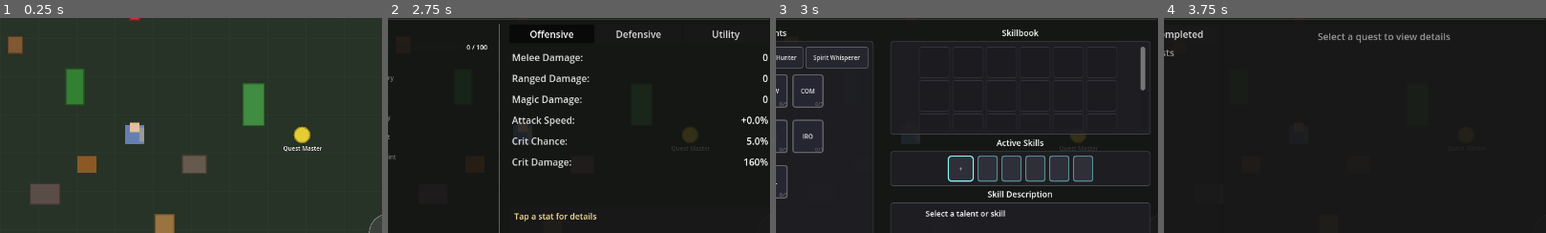
Above: before the commit, frames 1-4 (left to right).
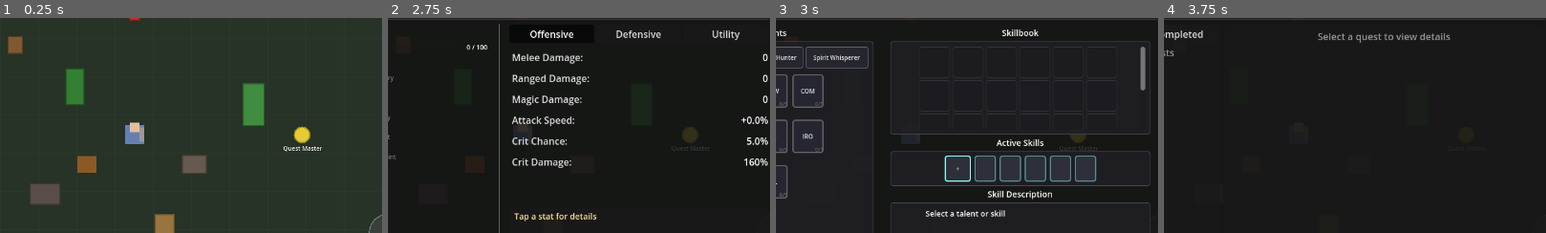
Above: after the commit, the same moments.

Repository: MatousHruska/MobileTestia
Game: Godot game, scene res://scenes/world/test_zone.tscn
The game is run twice, just before and just after one commit, with the same random seed, the same clock (stepped at 60 frames per second) and the same inputs.
Inputs:
- Up to frame 1 (0.25 s): no input
- Up to frame 2 (2.75 s): click "☰" at 0.5 s; click "Inventory" at 1.25 s; click "Stats" at 2 s
- Up to frame 3 (3 s): click "Skills" at 2.75 s
- Up to frame 4 (3.75 s): click "Quests" at 3.5 s
The pictures show only the part of the screen within x 32-82%, y 23-73%; the shares and areas given below are measured in that part.

Frames 1-2 are identical in both runs. In frame 3, 1.0% of the frame differs, in the area x 44-84%, y 64-77%; in frame 4, nothing differs.

Commit message:
Add drag-drop to Active Skills, make slots square, fix unbind bug

Diff:
--- a/scripts/ui/menu/skills_panel.gd
+++ b/scripts/ui/menu/skills_panel.gd
@@ -87,8 +87,8 @@
 
 ## Skill bind UI
 var _bind_panel: PanelContainer
-var _bind_main_slot: Button
-var _bind_slots: Array[Button] = []
+var _bind_main_slot: Control
+var _bind_slots: Array[Control] = []
 
 ## Talent nodes (talent_id -> Button)
 var _talent_nodes: Dictionary = {}
@@ -463,21 +463,31 @@
 		_bind_slots.append(slot)
 
 
-func _create_bind_slot(index: int, is_main: bool) -> Button:
+func _create_bind_slot(index: int, is_main: bool) -> Control:
+	# Container for square slot with drag support
+	var container := Control.new()
+	var size := 44 if is_main else 36
+	container.custom_minimum_size = Vector2(size, size)
+
 	var slot := Button.new()
-	slot.custom_minimum_size = Vector2(44, 44) if is_main else Vector2(34, 34)
+	slot.set_anchors_preset(Control.PRESET_FULL_RECT)
 	slot.add_theme_font_size_override("font_size", 10)
-	slot.pressed.connect(_on_bind_slot_pressed.bind(index))
-
-	# Style
+	slot.set_meta("slot_index", index)
+	slot.set_meta("is_main", is_main)
+
+	# Use gui_input for drag detection
+	slot.gui_input.connect(_on_bind_slot_input.bind(index, slot))
+
+	# Style - square corners
 	var stylebox := StyleBoxFlat.new()
 	stylebox.bg_color = Color(0.2, 0.2, 0.25, 0.8)
 	stylebox.border_color = COLOR_BINDING_AVAILABLE if is_main else Color(0.55, 1.0, 0.98, 0.7)
 	stylebox.set_border_width_all(2 if is_main else 1)
-	stylebox.set_corner_radius_all(6 if is_main else 4)
+	stylebox.set_corner_radius_all(4)
 	slot.add_theme_stylebox_override("normal", stylebox)
 
-	return slot
+	container.add_child(slot)
+	return container
 
 
 #===============================================================================
@@ -790,7 +800,16 @@
 		_update_bind_slot_visual(_bind_slots[i], i + 1)
 
 
-func _update_bind_slot_visual(slot: Button, index: int) -> void:
+func _update_bind_slot_visual(container: Control, index: int) -> void:
+	# Find the button inside the container
+	var slot: Button = null
+	for child in container.get_children():
+		if child is Button:
+			slot = child
+			break
+	if not slot:
+		return
+
 	var talent := TalentManager.get_bound_talent(index)
 	var is_main := (index == 0)
 
@@ -812,7 +831,7 @@
 		stylebox.border_color = COLOR_BINDING_AVAILABLE if is_main else Color(0.55, 1.0, 0.98, 0.5)
 		stylebox.set_border_width_all(2)
 
-	stylebox.set_corner_radius_all(6 if is_main else 4)
+	stylebox.set_corner_radius_all(4)
 	slot.add_theme_stylebox_override("normal", stylebox)
 
 
@@ -970,6 +989,34 @@
 	skill_selected.emit(talent_id)
 
 
+func _on_bind_slot_input(event: InputEvent, slot_index: int, slot: Button) -> void:
+	var talent := TalentManager.get_bound_talent(slot_index)
+
+	if event is InputEventMouseButton or event is InputEventScreenTouch:
+		if event.pressed:
+			# Start potential drag
+			slot.set_meta("press_pos", event.position)
+			slot.set_meta("is_pressed", true)
+		else:
+			# Release - if we didn't drag, treat as click
+			if slot.get_meta("is_pressed", false) and not _is_dragging:
+				_on_bind_slot_pressed(slot_index)
+			slot.set_meta("is_pressed", false)
+
+	elif (event is InputEventMouseMotion or event is InputEventScreenDrag) and slot.get_meta("is_pressed", false):
+		# Check if we should start dragging (only if slot has a talent)
+		if talent:
+			var press_pos: Vector2 = slot.get_meta("press_pos", Vector2.ZERO)
+			var event_pos: Vector2 = event.position
+			var delta: Vector2 = event_pos - press_pos
+
+			if delta.length() > DRAG_THRESHOLD and not _is_dragging:
+				slot.set_meta("is_pressed", false)
+				# Unbind from current slot and start drag
+				TalentManager.unbind_skill(slot_index)
+				_start_drag(talent.id, slot.get_global_position() + event_pos)
+
+
 func _on_bind_slot_pressed(slot_index: int) -> void:
 	if binding_mode and not selected_talent_id.is_empty():
 		# Bind the selected skill to this slot
@@ -1006,9 +1053,11 @@
 			if is_bound:
 				# Unbind
 				var slot := TalentManager.get_talent_slot(selected_talent_id)
-				TalentManager.unbind_skill(slot)
+				if slot >= 0:
+					TalentManager.unbind_skill(slot)
 				_refresh_skillbook()
 				_refresh_bind_slots()
+				_update_description_panel()
 				_update_buttons()
 			else:
 				# Enter binding mode
